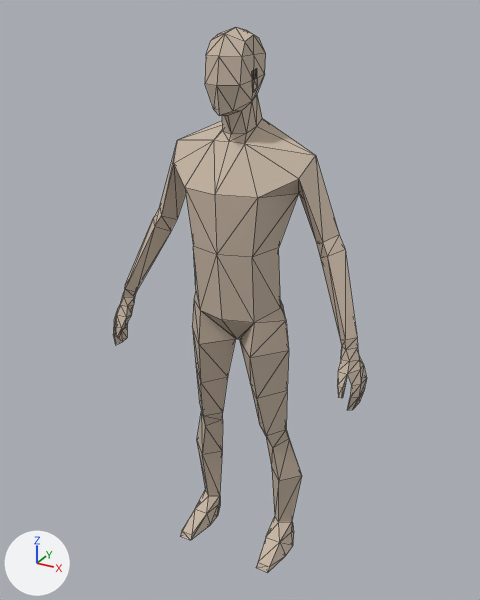
One commit to the glTF model prototype/models/player.glb: the scene before it, then after it.
Rendered twice from a 50 mm lens placed at (0.978, -1.73, 1.878), pointed at (-0.014, 0.073, 0.977). The lights are fixed; the arrows at lower left show +X, +Y and +Z. The picture after the commit comes second. Mesh edges are drawn as thin lines. Vertices at exactly the same position are counted once.

Script lines for the objects in view, before the commit:
```python
mat_material_0 = principled_material('Material_0')
mat_material_0.base_color = (0.584, 0.479, 0.381)  # beige #c9b8a6
mat_material_0.roughness = 0.75
me_mesh_0 = bpy.data.meshes.new('Mesh_0')
me_mesh_0.from_pydata(...)  # 287 vertices, 560 faces; spans x -0.47..0.47, y -0.1..0.2, z 0.0..1.83
me_mesh_0.materials.append(mat_material_0)  # beige #c9b8a6
ob_player_body = bpy.data.objects.new('player_body', me_mesh_0)
ob_player_body.location = (0.0, 0.0, 0.0)
```
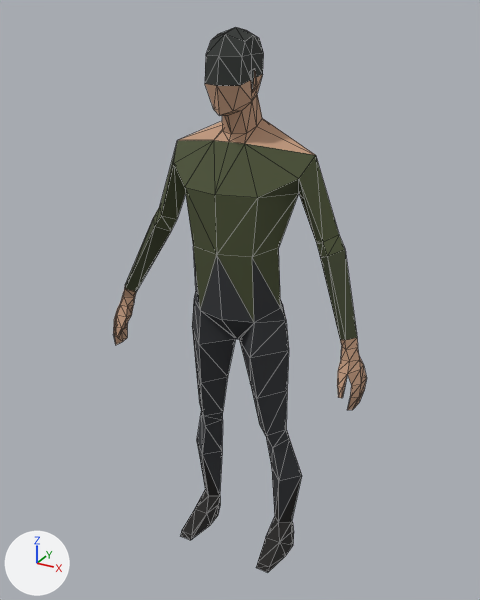
The change, as a diff of the scene's bpy script:
```diff
--- a/prototype/models/player.glb.py
+++ b/prototype/models/player.glb.py
@@ mat_material_0 @@
 n0 = _N.new('ShaderNodeBsdfPrincipled'); n0.name = 'Principled BSDF'
-n0.inputs[0].default_value = (0.584, 0.479, 0.381, 1.0)  # 'Base Color', beige #c9b8a6
-n0.inputs[2].default_value = 0.75  # 'Roughness'
+n0.inputs[2].default_value = 0.85  # 'Roughness'
 n1 = _N.new('ShaderNodeOutputMaterial'); n1.name = 'Material Output'
+n2 = _N.new('ShaderNodeVertexColor'); n2.name = 'Color Attribute'
 _L.new(n0.outputs[0], n1.inputs[0])  # 'BSDF' to 'Surface'
+_L.new(n2.outputs[0], n0.inputs[0])  # 'Color' to 'Base Color'
@@ me_mesh_0 @@
 me_mesh_0.from_pydata(...)  # 287 vertices, 560 faces; spans x -0.47..0.47, y -0.1..0.2, z 0.0..1.83
 # used by ob_player_body; location = (0.0, 0.0, 0.0)
+# me_mesh_0 part 1: vertex colours changed
 me_mesh_0.materials.append(mat_material_0)
```

Location of each change, [x1, y1, x2, y2] in pixels of the pictures (480 x 600 px):
'player_body', recoloured (darker)
    both: [113, 27, 367, 572]
